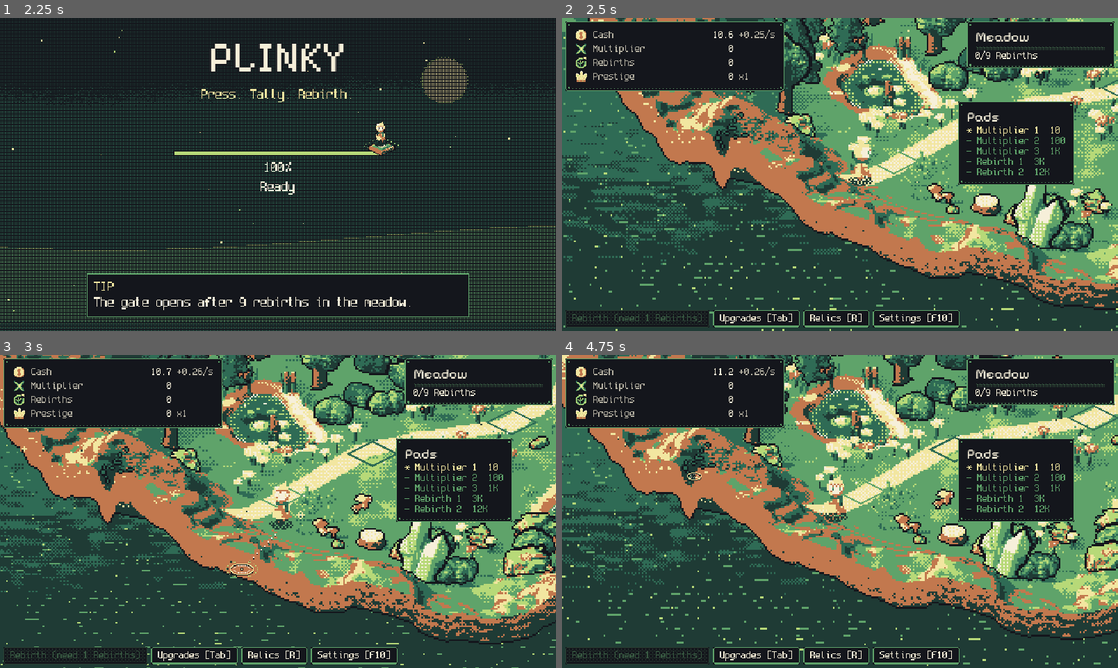
Above: before the commit, frames 1-4 (two rows, left to right).
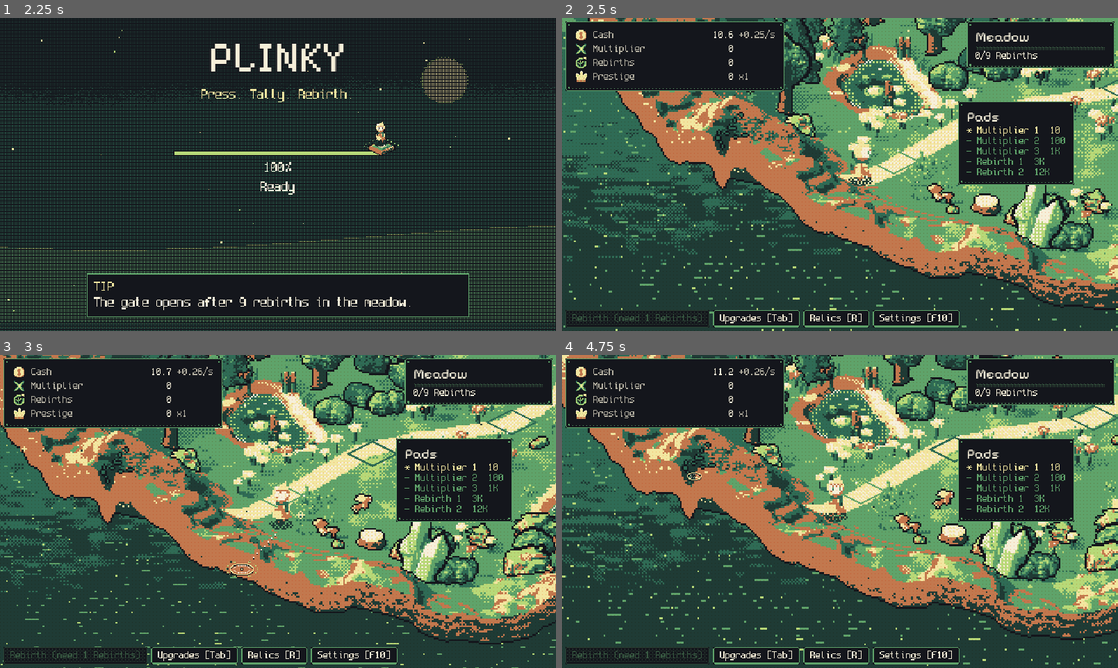
Above: after the commit, the same moments.

Repository: FreezingShock/Plinky
Game: Godot game, scene res://boot/boot.tscn
Two runs of this game, one before a commit and one after it. Both use one fixed random seed, a clock stepped at 60 frames per second and the inputs below.
Inputs (mouse positions are in pixels of both pictures, inside the frame that each line leads up to):
- Up to frame 1 (2.25 s): tap Enter (ui_accept) at 0.5, 0.77, 1.07 s; move the mouse to (400, 158) at 0.52 s; hold D 0.53-1.25 s; tap Space at 0.6 s; click (400, 158) at 0.67 s; drag from (166, 190) to (250, 237) at 1.27 s; move the mouse to (333, 105) at 2.02 s; hold D from 2.03 s (still down); tap 2 at 2.1 s; click (333, 105) at 2.17 s
- Up to frame 2 (2.5 s): keep holding D
- Up to frame 3 (3 s): release D at 2.75 s; drag from (250, 574) to (111, 464) at 2.77 s
- Up to frame 4 (4.75 s): move the mouse to (1006, 558) at 3.52 s; hold A 3.53-4.25 s; tap I at 3.6 s; click (1006, 558) at 3.67 s; tap Enter (ui_accept) at 3.77, 4.07 s; drag from (673, 464) to (756, 433) at 4.27 s

Frame 1 is identical in both runs. In frame 2, 1.8% of the frame differs, in the area x 0-100%, y 0-100%; in frame 3, 1.9%; in frame 4, 2.1%, in the area x 0-100%, y 0-99%.

Commit message:
Add day/night cycle, light rain and wind sway to the meadow
Dithered multiply shade over the 2D meadow (night, sunrise/sunset band, rain tint), light rain streaks and splashes, wind that sways trees and bushes in whole-texel steps and leans the grass further in gusts. Timing is a pure SkyModel tuned by content/config/sky.tres.

Co-Authored-By: Claude Sonnet 5.5 <noreply@anthropic.com>
Claude-Session: https://claude.ai/code/session_01Pmx9dWQkZmySvrXZ7fJ8h9

Diff:
--- /dev/null
+++ b/content/config/sky.tres
@@ -0,0 +1,22 @@
+[gd_resource type="Resource" script_class="SkyConfig" load_steps=2 format=3]
+
+[ext_resource type="Script" path="res://data/sky_config.gd" id="1"]
+
+[resource]
+script = ExtResource("1")
+day_seconds = 720.0
+start_phase = 0.32
+night_strength = 0.8
+dusk_strength = 0.4
+rain_period_a = 173.0
+rain_period_b = 271.0
+rain_phase_a = 4.0
+rain_phase_b = 0.5
+rain_threshold = 0.55
+rain_max = 0.6
+rain_drops = 3000
+wind_calm = 0.2
+wind_rain_boost = 0.3
+gust_period_a = 23.0
+gust_period_b = 37.0
+sway_max_texels = 3.0
--- /dev/null
+++ b/core/sky_model.gd
@@ -0,0 +1,55 @@
+class_name SkyModel
+extends RefCounted
+## Time of day, rain and wind as pure functions of session time `t` in seconds. No nodes, no state, no
+## randomness, so the same t always gives the same sky and tests can sample any moment.
+## Phase: 0 midnight, 0.25 sunrise, 0.5 noon, 0.75 sunset. Values are set by the caller from content/config/sky.tres.
+
+var day_seconds: float = 720.0
+var start_phase: float = 0.32
+var night_strength: float = 0.8
+var dusk_strength: float = 0.4
+var rain_period_a: float = 173.0
+var rain_period_b: float = 271.0
+var rain_phase_a: float = 4.0
+var rain_phase_b: float = 0.5
+var rain_threshold: float = 0.55
+var rain_max: float = 0.6
+var wind_calm: float = 0.2
+var wind_rain_boost: float = 0.3
+var gust_period_a: float = 23.0
+var gust_period_b: float = 37.0
+
+
+## Position in the day, 0..1.
+func phase(t: float) -> float:
+	return fposmod(start_phase + t / maxf(day_seconds, 1.0), 1.0)
+
+
+## Sun height from phase: -1 at midnight, +1 at noon.
+static func sun_of(p: float) -> float:
+	return -cos(TAU * p)
+
+
+## Shade density, 0 by day up to night_strength at midnight.
+func night(t: float) -> float:
+	return night_strength * smoothstep(0.15, -0.45, sun_of(phase(t)))
+
+
+## Warm band around sunrise and sunset, 0..dusk_strength.
+func dusk(t: float) -> float:
+	var x: float = (sun_of(phase(t)) - 0.0) / 0.3
+	return dusk_strength * exp(-x * x)
+
+
+## Rain intensity, 0 (dry) to rain_max.
+func rain(t: float) -> float:
+	var n: float = 0.5 * (sin(TAU * t / rain_period_a + rain_phase_a) + sin(TAU * t / rain_period_b + rain_phase_b))
+	return rain_max * smoothstep(rain_threshold, rain_threshold + 0.25, n)
+
+
+## Wind strength 0..1: a steady breeze, gusts above it, and a little more while it rains.
+func wind(t: float) -> float:
+	var g: float = 0.5 + 0.5 * sin(TAU * t / gust_period_a + 0.4) * sin(TAU * t / gust_period_b + 1.9)
+	var gust: float = smoothstep(0.55, 0.95, g)
+	var rain_part: float = wind_rain_boost * (rain(t) / maxf(rain_max, 0.001))
+	return clampf(wind_calm + (1.0 - wind_calm) * 0.8 * gust + rain_part, 0.0, 1.0)
--- /dev/null
+++ b/data/sky_config.gd
@@ -0,0 +1,32 @@
+class_name SkyConfig
+extends Resource
+## Day/night cycle and weather tunables. Single file: content/config/sky.tres.
+## These are look and pacing values for the meadow sky, not economy numbers.
+
+## Real seconds for one full day (midnight to midnight).
+@export var day_seconds: float = 720.0
+## Where in the day a new session starts: 0 midnight, 0.25 sunrise, 0.5 noon, 0.75 sunset.
+@export var start_phase: float = 0.32
+## How dark midnight gets, 0..1. Density of the dithered shade layer, so 1.0 would shade every texel.
+@export var night_strength: float = 0.8
+## How strong the warm sunrise and sunset band is, 0..1.
+@export var dusk_strength: float = 0.4
+
+## Rain comes from two slow sine waves added together. Rain falls while the sum is above the threshold.
+@export var rain_period_a: float = 173.0
+@export var rain_period_b: float = 271.0
+@export var rain_phase_a: float = 4.0
+@export var rain_phase_b: float = 0.5
+@export var rain_threshold: float = 0.55
+## Cap on rain intensity, 0..1. Keeps it light.
+@export var rain_max: float = 0.6
+## Rain drops at full intensity over the 860x500 sky box.
+@export var rain_drops: int = 3000
+
+## Wind. Calm is the steady breeze, gusts ride above it, rain adds a little.
+@export var wind_calm: float = 0.2
+@export var wind_rain_boost: float = 0.3
+@export var gust_period_a: float = 23.0
+@export var gust_period_b: float = 37.0
+## Longest lean of a treetop at full wind, in texels.
+@export var sway_max_texels: float = 3.0
--- /dev/null
+++ b/render/shaders/day_night.gdshader
@@ -0,0 +1,42 @@
+shader_type canvas_item;
+render_mode blend_mul;
+// Day/night shade over the meadow. Every texel is either left alone or multiplied by one of a few tints,
+// chosen by the 4x4 Bayer matrix in world texels, so the shade is dither, never a smooth blend (art bible
+// sections 2 and 4). Uniforms are densities 0..1 set by SkyCycle.
+
+uniform float night = 0.0;
+uniform float dusk = 0.0;
+uniform float rain = 0.0;
+uniform vec3 night_tint : source_color = vec3(0.50, 0.58, 0.82);
+uniform vec3 deep_tint : source_color = vec3(0.30, 0.36, 0.62);
+uniform vec3 dusk_tint : source_color = vec3(1.0, 0.76, 0.64);
+uniform vec3 rain_tint : source_color = vec3(0.82, 0.88, 0.92);
+
+const int BAYER[16] = int[16](0, 8, 2, 10, 12, 4, 14, 6, 3, 11, 1, 9, 15, 7, 13, 5);
+varying vec2 wpos;
+
+float bayer4(ivec2 p) {
+	ivec2 q = p & ivec2(3);
+	return (float(BAYER[q.y * 4 + q.x]) + 0.5) / 16.0;
+}
+
+void vertex() {
+	wpos = (MODEL_MATRIX * vec4(VERTEX, 0.0, 1.0)).xy;
+}
+
+void fragment() {
+	ivec2 t = ivec2(floor(wpos));
+	float thr = bayer4(t);
+	vec3 m = vec3(1.0);
+	if (thr < night) {
+		m *= (thr < night * 0.45) ? deep_tint : night_tint;
+	}
+	// dusk uses the opposite half of the matrix so it reads as a second, offset pattern
+	if (1.0 - thr < dusk) {
+		m *= dusk_tint;
+	}
+	if (thr > 1.0 - rain * 0.5) {
+		m *= rain_tint;
+	}
+	COLOR = vec4(m, 1.0);
+}
--- /dev/null
+++ b/render/shaders/wind_sway.gdshader
@@ -0,0 +1,29 @@
+shader_type canvas_item;
+// Tree and bush sway. Rows lean sideways by whole texels, more toward the top (h squared), so the foot
+// stays planted and the crown moves in clean pixel steps. The sprite is padded by SkyCycle.SWAY_PAD texels
+// on each side so the lean is never clipped. `step_time` is stepped by SkyCycle, not continuous.
+
+uniform float wind = 0.2;
+uniform float step_time = 0.0;
+uniform float max_texels = 3.0;
+uniform float enabled = 1.0;
+varying float phase;
+
+void vertex() {
+	phase = MODEL_MATRIX[3].x * 0.043 + MODEL_MATRIX[3].y * 0.017;
+}
+
+void fragment() {
+	float h = 1.0 - UV.y;
+	float height_px = 1.0 / TEXTURE_PIXEL_SIZE.y;
+	float size_k = clamp(height_px / 60.0, 0.3, 1.0);
+	float s = sin(step_time * 1.6 + phase) * 0.55 + sin(step_time * 3.7 + phase * 2.0) * 0.45 * wind;
+	float lean = (0.25 + 0.75 * wind) * s * h * h * max_texels * size_k * enabled;
+	float off = floor(lean + 0.5);
+	vec2 uv = UV - vec2(off * TEXTURE_PIXEL_SIZE.x, 0.0);
+	vec4 c = texture(TEXTURE, uv);
+	if (uv.x < 0.0 || uv.x > 1.0) {
+		c = vec4(0.0);
+	}
+	COLOR = c;
+}
--- a/tests/run.gd
+++ b/tests/run.gd
@@ -14,6 +14,7 @@
 	"res://tests/test_relics.gd",
 	"res://tests/test_boot.gd",
 	"res://tests/test_life.gd",
+	"res://tests/test_sky.gd",
 	"res://tests/test_walk.gd",
 ]
 
--- /dev/null
+++ b/tests/test_sky.gd
@@ -0,0 +1,95 @@
+extends RefCounted
+## Day/night and weather: SkyModel is a pure function of time, SkyConfig loads, the shaders compile.
+
+func run(t: Object) -> void:
+	var cfg: SkyConfig = load(SkyCycle.CONFIG_PATH) as SkyConfig
+	t.ok(cfg != null, "sky.tres loads as SkyConfig")
+	if cfg == null:
+		return
+	t.ok(cfg.day_seconds >= 300.0, "a day is at least five minutes (slow cycle)")
+	var m := SkyModel.new()
+	m.day_seconds = cfg.day_seconds
+	m.start_phase = cfg.start_phase
+	m.night_strength = cfg.night_strength
+	m.dusk_strength = cfg.dusk_strength
+	m.rain_period_a = cfg.rain_period_a
+	m.rain_period_b = cfg.rain_period_b
+	m.rain_phase_a = cfg.rain_phase_a
+	m.rain_phase_b = cfg.rain_phase_b
+	m.rain_threshold = cfg.rain_threshold
+	m.rain_max = cfg.rain_max
+	m.wind_calm = cfg.wind_calm
+	m.wind_rain_boost = cfg.wind_rain_boost
+	m.gust_period_a = cfg.gust_period_a
+	m.gust_period_b = cfg.gust_period_b
+
+	# Time of day: noon is bright, midnight is dark, the day repeats.
+	m.start_phase = 0.5
+	t.near(m.night(0.0), 0.0, 1e-6, "noon has no night shade")
+	m.start_phase = 0.0
+	t.near(m.night(0.0), cfg.night_strength, 1e-6, "midnight is at full night strength")
+	m.start_phase = cfg.start_phase
+	t.near(m.phase(0.0), cfg.start_phase, 1e-6, "session starts at the configured phase")
+	t.near(m.phase(cfg.day_seconds), cfg.start_phase, 1e-6, "phase repeats after one day")
+	t.ok(m.night(0.0) < 0.05, "a new session starts in daylight")
+	m.start_phase = 0.25
+	t.near(m.dusk(0.0), cfg.dusk_strength, 1e-6, "sunrise has the full warm band")
+	m.start_phase = 0.5
+	t.ok(m.dusk(0.0) < 0.001, "noon has no warm band")
+	m.start_phase = cfg.start_phase
+
+	# Sample two days: values stay in range and move a little at a time (no pops).
+	var prev_n: float = m.night(0.0)
+	var prev_r: float = m.rain(0.0)
+	var prev_w: float = m.wind(0.0)
+	var in_range: bool = true
+	var smooth: bool = true
+	var rain_secs: int = 0
+	var total: int = int(cfg.day_seconds) * 4
+	var max_rain: float = 0.0
+	for s in range(1, total):
+		var tt: float = float(s)
+		var n: float = m.night(tt)
+		var r: float = m.rain(tt)
+		var w: float = m.wind(tt)
+		if n < 0.0 or n > 1.0 or r < 0.0 or r > cfg.rain_max + 1e-6 or w < 0.0 or w > 1.0:
+			in_range = false
+		if absf(n - prev_n) > 0.02 or absf(r - prev_r) > 0.2 or absf(w - prev_w) > 0.8:
+			smooth = false
+		if r > 0.0:
+			rain_secs += 1
+		max_rain = maxf(max_rain, r)
+		prev_n = n
+		prev_r = r
+		prev_w = w
+	t.ok(in_range, "night, rain and wind stay in range")
+	t.ok(smooth, "night, rain and wind change smoothly second to second")
+	var frac: float = float(rain_secs) / float(total)
+	t.ok(frac > 0.05 and frac < 0.35, "it rains some of the time, not most (%.2f)" % frac)
+	t.ok(max_rain > 0.3, "rain reaches a visible intensity (%.2f)" % max_rain)
+	t.near(m.rain(0.0), 0.0, 1e-6, "the first seconds are dry")
+	t.near(m.rain(12.5), m.rain(12.5), 1e-9, "same time gives the same rain")
+	t.ok(m.wind(1000.0) == m.wind(1000.0), "same time gives the same wind")
+
+	# Wind is never dead calm and rain raises it.
+	var min_w: float = 1.0
+	for s in 2000:
+		min_w = minf(min_w, m.wind(float(s)))
+	t.ok(min_w >= cfg.wind_calm - 1e-6, "wind never drops below the calm breeze")
+
+	# Shaders compile, and the sway material takes its parameters.
+	t.ok(SkyCycle.SHADE_SHADER != null and SkyCycle.SWAY_SHADER != null, "sky shaders load")
+	var mat := ShaderMaterial.new()
+	mat.shader = SkyCycle.SWAY_SHADER
+	mat.set_shader_parameter("wind", 0.5)
+	t.near(float(mat.get_shader_parameter("wind")), 0.5, 1e-6, "sway material holds the wind value")
+
+	# Padding keeps the sprite and adds transparent columns.
+	var img := Image.create(5, 4, false, Image.FORMAT_RGBA8)
+	img.fill(Color(1, 0, 0, 1))
+	var padded: Texture2D = SkyCycle.padded(ImageTexture.create_from_image(img))
+	t.eq(padded.get_width(), 5 + SkyCycle.SWAY_PAD * 2, "padded sprite is wider by the pad on both sides")
+	t.eq(padded.get_height(), 4, "padded sprite keeps its height")
+	var pi: Image = padded.get_image()
+	t.near(pi.get_pixel(0, 0).a, 0.0, 1e-6, "pad columns are transparent")
+	t.near(pi.get_pixel(SkyCycle.SWAY_PAD, 0).a, 1.0, 1e-6, "sprite pixels sit after the pad")
--- /dev/null
+++ b/tools/sky_shots.gd
@@ -0,0 +1,31 @@
+extends SceneTree
+## Screenshots of the day/night cycle and rain over the real game view, into shots/.
+## Run: godot --path . --script tools/sky_shots.gd
+## Writes sky_<name>.png for dawn, noon, dusk, midnight, then noon in rain and midnight in rain. 640x360 texel view,
+## upscale 2x nearest for review.
+const SHOTS: Array = [
+	["dawn", 0.27, -1.0], ["noon", 0.5, -1.0], ["dusk", 0.73, -1.0], ["midnight", 0.0, -1.0],
+	["noon_rain", 0.5, 1.0], ["midnight_rain", 0.0, 1.0],
+]
+
+func _initialize() -> void:
+	_run()
+
+
+func _run() -> void:
+	DirAccess.make_dir_recursive_absolute(ProjectSettings.globalize_path("res://shots"))
+	var main: Control = (load("res://main.tscn") as PackedScene).instantiate()
+	root.add_child(main)
+	main.set_anchors_and_offsets_preset(Control.PRESET_FULL_RECT)
+	for i in 40:
+		await process_frame
+	for shot: Array in SHOTS:
+		SkyCycle.debug_phase = float(shot[1])
+		SkyCycle.debug_rain = float(shot[2])
+		for i in 45:
+			await process_frame
+		var img: Image = root.get_viewport().get_texture().get_image()
+		var path: String = ProjectSettings.globalize_path("res://shots/sky_%s.png" % String(shot[0]))
+		img.save_png(path)
+		print("shot ", path)
+	quit(0)
--- a/world/life_ground.gd
+++ b/world/life_ground.gd
@@ -44,6 +44,7 @@
 func _lean(p: Vector2i, t: float) -> int:
 	var phase: float = float(p.x) * WAVE_PER_TEXEL - t * WAVE_SPEED + float(p.y) * 0.011
 	var w: float = sin(phase) + 0.35 * sin(phase * 2.3 + 1.7)
+	w *= 0.7 + 0.9 * MeadowLife.wind   # a gust leans the grass further, a calm spell less (wind 0.2 is the old look)
 	var mag: int = 2 if absf(w) > LEAN_2_AT else (1 if absf(w) > LEAN_1_AT else 0)
 	return mag if w > 0.0 else -mag
 
--- a/world/meadow3d_scene.gd
+++ b/world/meadow3d_scene.gd
@@ -6,7 +6,11 @@
 const GROUND: Texture2D = preload("res://assets/art/zone1/meadow3d/ground.png")
 @export_file("*.json") var placements_path: String = DIR + "placements3d.json"
 
+## Prop kinds that sway in the wind (world/sky_cycle.gd). Rocks and crystals stay put.
+const SWAY_KINDS: PackedStringArray = ["oak", "pine", "bush"]
+
 var _data: Dictionary = {}
+var _sky: SkyCycle
 
 
 func _ready() -> void:
@@ -44,6 +48,7 @@
 				continue
 		anchors.add_child(m)
 	_add_life(ground)
+	_add_sky()
 
 
 ## World life (world/meadow_life.gd): grass sway on the ground, fireflies and friends over everything.
@@ -63,6 +68,13 @@
 	air.setup(life, ground)
 
 
+## Day/night shade, rain and wind (world/sky_cycle.gd). Added after the life layers; its own z indices place it.
+func _add_sky() -> void:
+	_sky = SkyCycle.new()
+	_sky.name = "Sky"
+	add_child(_sky)
+
+
 ## Adds each tall prop as its own sprite under `parent`, which must have y_sort_enabled. The sprite sits at the
 ## prop's foot, so anything south of the foot draws over it and anything behind it is covered by it.
 func spawn_occluders(parent: Node2D) -> void:
@@ -74,4 +86,8 @@
 		sp.centered = false
 		sp.position = Vector2(s.foot[0], s.foot[1])
 		sp.offset = Vector2(float(s.x) - float(s.foot[0]), float(s.y) - float(s.foot[1]))
+		if _sky != null and String(s.kind) in SWAY_KINDS:
+			sp.texture = SkyCycle.padded(sp.texture)
+			sp.offset.x -= float(SkyCycle.SWAY_PAD)
+			sp.material = _sky.sway_material
 		parent.add_child(sp)
--- a/world/meadow_life.gd
+++ b/world/meadow_life.gd
@@ -9,6 +9,9 @@
 ## Set by the settings screen (M4). Stops drifting, sway and wandering. Blinks, glows and twinkles stay,
 ## because they change in place rather than travel.
 static var reduce_motion: bool = false
+
+## Wind strength 0..1, written by SkyCycle each frame. LifeGround leans the grass tips further in a gust.
+static var wind: float = 0.2
 
 ## 4x4 Bayer matrix, art-bible section 2. Threshold for index i is (BAYER[i] + 0.5) / 16.
 const BAYER: Array = [0, 8, 2, 10, 12, 4, 14, 6, 3, 11, 1, 9, 15, 7, 13, 5]
--- /dev/null
+++ b/world/sky_cycle.gd
@@ -0,0 +1,116 @@
+class_name SkyCycle
+extends Node2D
+## Day/night cycle, rain and wind for the meadow. MeadowScene adds it as a child. It owns:
+##  - a dithered shade overlay (render/shaders/day_night.gdshader) at z 5, above the walker, pads and props
+##    and below LifeAir (z 10), so fireflies, lantern and shrine glow stay bright at night;
+##  - SkyRain at z 11;
+##  - the sway material that MeadowScene puts on trees and bushes, and the shared wind value that LifeGround reads.
+## All timing comes from SkyModel (core/sky_model.gd), tuned by content/config/sky.tres.
+## Reduce motion (MeadowLife.reduce_motion): no rain streaks, no sway. The shade still turns, slowly.
+
+const CONFIG_PATH: String = "res://content/config/sky.tres"
+const SHADE_SHADER: Shader = preload("res://render/shaders/day_night.gdshader")
+const SWAY_SHADER: Shader = preload("res://render/shaders/wind_sway.gdshader")
+const AREA: Rect2 = Rect2(-110.0, -70.0, 860.0, 500.0)   # covers the 840x480 bleed at (-100, -60) plus margin
+const SWAY_PAD: int = 4                                    # transparent texels added each side of a swaying sprite
+const SWAY_STEP: float = 1.0 / 8.0
+
+## Debug and screenshot overrides. Negative = off.
+static var debug_phase: float = -1.0
+static var debug_rain: float = -1.0
+
+var model: SkyModel = SkyModel.new()
+var sway_material: ShaderMaterial
+var rain_layer: SkyRain
+var _shade_mat: ShaderMaterial
+var _config: SkyConfig
+var _t: float = 0.0
+var _sway_step: int = -1
+
+
+func _ready() -> void:
+	z_index = 5
+	_config = load(CONFIG_PATH) as SkyConfig
+	if _config == null:
+		_config = SkyConfig.new()
+	_apply_config()
+	var shade := ColorRect.new()
+	shade.name = "Shade"
+	shade.position = AREA.position
+	shade.size = AREA.size
+	shade.mouse_filter = Control.MOUSE_FILTER_IGNORE
+	_shade_mat = ShaderMaterial.new()
+	_shade_mat.shader = SHADE_SHADER
+	shade.material = _shade_mat
+	add_child(shade)
+	rain_layer = SkyRain.new()
+	rain_layer.name = "Rain"
+	rain_layer.z_index = 6   # relative to this node: z 11 overall
+	rain_layer.area = AREA
+	rain_layer.drops = _config.rain_drops
+	add_child(rain_layer)
+	sway_material = ShaderMaterial.new()
+	sway_material.shader = SWAY_SHADER
+	sway_material.set_shader_parameter("max_texels", _config.sway_max_texels)
+	_update(0.0)
+
+
+func _apply_config() -> void:
+	model.day_seconds = _config.day_seconds
+	model.start_phase = _config.start_phase
+	model.night_strength = _config.night_strength
+	model.dusk_strength = _config.dusk_strength
+	model.rain_period_a = _config.rain_period_a
+	model.rain_period_b = _config.rain_period_b
+	model.rain_phase_a = _config.rain_phase_a
+	model.rain_phase_b = _config.rain_phase_b
+	model.rain_threshold = _config.rain_threshold
+	model.rain_max = _config.rain_max
+	model.wind_calm = _config.wind_calm
+	model.wind_rain_boost = _config.wind_rain_boost
+	model.gust_period_a = _config.gust_period_a
+	model.gust_period_b = _config.gust_period_b
+
+
+func _process(delta: float) -> void:
+	_t += delta
+	_update(_t)
+
+
+## Time to feed the model: a debug phase pins the time of day, otherwise session time runs.
+func _model_time(t: float) -> float:
+	if debug_phase >= 0.0:
+		return (debug_phase - model.start_phase) * model.day_seconds
+	return t
+
+
+func _update(t: float) -> void:
+	var mt: float = _model_time(t)
+	_shade_mat.set_shader_parameter("night", model.night(mt))
+	_shade_mat.set_shader_parameter("dusk", model.dusk(mt))
+	var rain: float = model.rain(t) if debug_rain < 0.0 else debug_rain
+	var wind: float = model.wind(t)
+	if debug_rain >= 0.0:
+		wind = maxf(wind, 0.5)
+	_shade_mat.set_shader_parameter("rain", rain)
+	MeadowLife.wind = 0.0 if MeadowLife.reduce_motion else wind
+	rain_layer.visible = not MeadowLife.reduce_motion
+	rain_layer.intensity = rain / maxf(model.rain_max, 0.001)
+	rain_layer.wind = wind
+	var s: int = int(t / SWAY_STEP)
+	if s != _sway_step:
+		_sway_step = s
+		sway_material.set_shader_parameter("step_time", float(s) * SWAY_STEP)
+		sway_material.set_shader_parameter("wind", wind)
+		sway_material.set_shader_parameter("enabled", 0.0 if MeadowLife.reduce_motion else 1.0)
+
+
+## Copy of `tex` with SWAY_PAD transparent texels each side, so a leaning crown is not clipped by the sprite edge.
+static func padded(tex: Texture2D) -> Texture2D:
+	var img: Image = tex.get_image()
+	if img.is_compressed():
+		img.decompress()
+	img.convert(Image.FORMAT_RGBA8)
+	var out: Image = Image.create(img.get_width() + SWAY_PAD * 2, img.get_height(), false, Image.FORMAT_RGBA8)
+	out.blit_rect(img, Rect2i(0, 0, img.get_width(), img.get_height()), Vector2i(SWAY_PAD, 0))
+	return ImageTexture.create_from_image(out)
--- /dev/null
+++ b/world/sky_rain.gd
@@ -0,0 +1,66 @@
+class_name SkyRain
+extends Node2D
+## Light rain over the meadow. Each drop is a pure function of time and its index: no state, no alpha, palette
+## indices only (7 paper for near streaks, 4 light for far ones). Redrawn at 12 fps. Drops hit the ground and
+## leave a two-frame splash. Wind slants the fall. Intensity 0..1 decides how many of the drops are active.
+
+const STEP: float = 1.0 / 12.0
+const IDX_FAR: int = 4
+const IDX_NEAR: int = 7
+
+var palette: PackedColorArray = Palettes.colors(Palettes.MEADOW)
+var area: Rect2 = Rect2(-110.0, -70.0, 860.0, 500.0)
+var drops: int = 150
+var intensity: float = 0.0   # 0..1, set by SkyCycle
+var wind: float = 0.0        # 0..1, set by SkyCycle
+var _t: float = 0.0
+var _step: int = -1
+
+
+func _process(delta: float) -> void:
+	if intensity <= 0.001:
+		if _step != -2:
+			_step = -2
+			queue_redraw()  # clear once
+		return
+	_t += delta
+	var s: int = int(_t / STEP)
+	if s != _step:
+		_step = s
+		queue_redraw()
+
+
+func _draw() -> void:
+	if intensity <= 0.001:
+		return
+	var tb: float = float(maxi(_step, 0)) * STEP
+	var active: int = int(ceilf(float(drops) * intensity))
+	var slant: float = 0.15 + 0.5 * wind          # texels sideways per texel fallen
+	# Only drops inside the visible part of the sky are drawn, so a zoomed-in camera costs less, not more.
+	var view: Rect2 = get_global_transform_with_canvas().affine_inverse() * get_viewport_rect()
+	view = view.grow(6.0)
+	for i in mini(active, drops):
+		var near: bool = (i % 2) == 0
+		var speed: float = 190.0 if near else 130.0
+		var fall_h: float = area.size.y
+		var cycle: float = fall_h / speed
+		var u: float = tb / cycle + MeadowLife.hash01(i * 7 + 3)
+		var k: float = fposmod(u, 1.0)
+		var x0: float = area.position.x + MeadowLife.hash01(i * 13 + 1) * area.size.x
+		# Each drop lands on its own ground depth, so splashes spread over the field, not one line.
+		var land: float = 0.18 + 0.82 * MeadowLife.hash01(i * 17 + int(u) * 5 + 9)
+		var y_end: float = area.position.y + fall_h * land
+		var y: float = area.position.y + (y_end - area.position.y) * (k / 0.92) if k < 0.92 else y_end
+		var x: float = x0 + slant * (y - area.position.y)
+		var px: int = int(floorf(x))
+		var py: int = int(floorf(y))
+		if not view.has_point(Vector2(px, py)):
+			continue
+		if k < 0.92:
+			var streak: int = 3 if near else 2
+			for j in streak:
+				draw_rect(Rect2(px - int(floorf(float(j) * slant + 0.5)), py - j, 1, 1), palette[IDX_NEAR if near else IDX_FAR])
+		elif k < 0.97:
+			draw_rect(Rect2(px - 1, py, 3, 1), palette[IDX_NEAR if near else IDX_FAR])
+		else:
+			draw_rect(Rect2(px, py - 1, 1, 1), palette[IDX_NEAR if near else IDX_FAR])
Not shown, added: core/sky_model.gd.uid
Not shown, added: data/sky_config.gd.uid
Not shown, added: render/shaders/day_night.gdshader.uid
Not shown, added: render/shaders/wind_sway.gdshader.uid
Not shown, added: tests/test_sky.gd.uid
Not shown, added: tools/sky_shots.gd.uid
Not shown, added: world/sky_cycle.gd.uid
Not shown, added: world/sky_rain.gd.uid
Not shown, changed: docs/decisions.md
